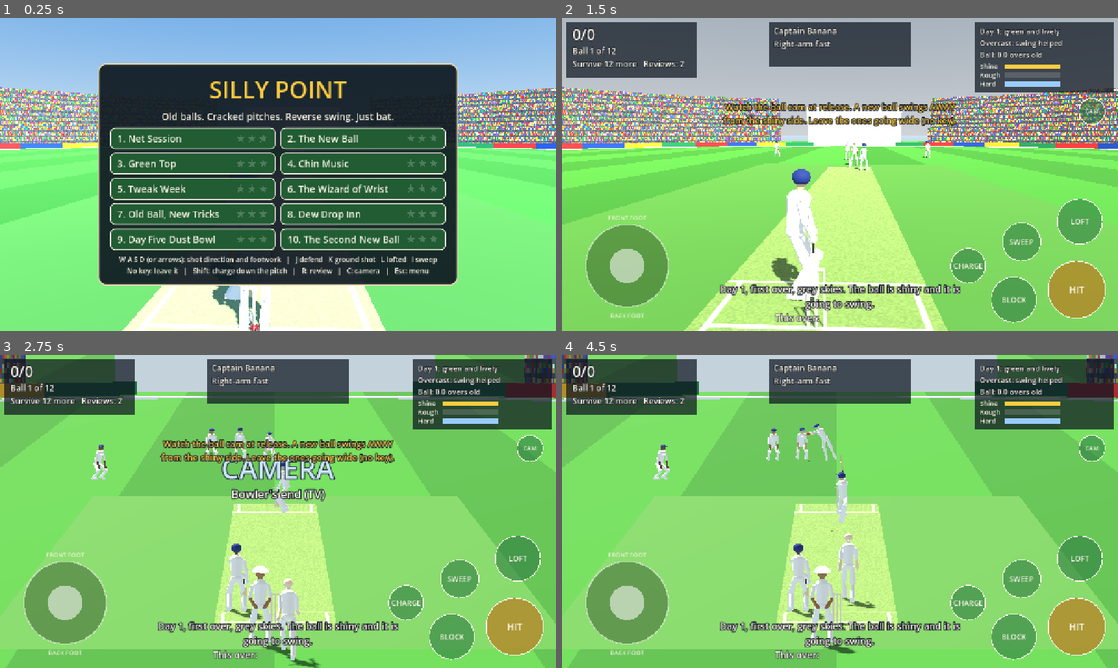
Above: before the commit, frames 1-4 (two rows, left to right).
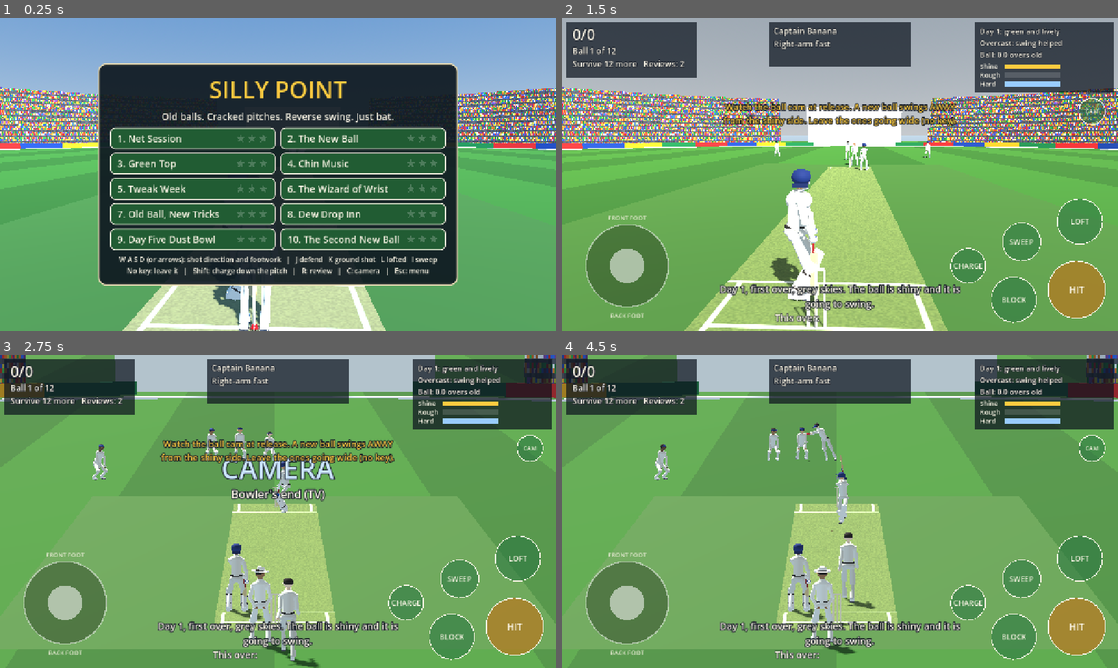
Above: after the commit, the same moments.

Repository: ahab94/silly-point
Game: Godot game, scene res://scenes/main.tscn
Two runs of this game, one before a commit and one after it. Both use one fixed random seed, a clock stepped at 60 frames per second and the inputs below.
Inputs (mouse positions are in pixels of both pictures, inside the frame that each line leads up to):
- Up to frame 1 (0.25 s): no input
- Up to frame 2 (1.5 s): click "2. The New Ball" at 0.5 s; click "Bat! (Enter)" at 1.25 s
- Up to frame 3 (2.75 s): tap Enter (confirm) at 2 s; move the mouse to (400, 495) at 2.02 s; hold D (dir_right) from 2.03 s (still down); hold C (camera) from 2.03 s (still down); click (400, 495) at 2.17 s; tap Space at 2.27 s
- Up to frame 4 (4.5 s): release D (dir_right) at 2.75 s; release C (camera) at 2.75 s; drag from (728, 527) to (812, 574) at 2.77 s; move the mouse to (895, 442) at 3.52 s; hold D (dir_right) 3.53-4.25 s; hold Shift (dance) 3.53-4.25 s; drag from (812, 574) to (673, 464) at 4.27 s

The runs differ from the first frame. In frame 1, 33% of the frame differs, in the area x 0-100%, y 22-100%; in frame 2, 50%; in frame 3, 72%; in frame 4, 75%, in the area x 0-100%, y 0-100%.

Commit message:
Higher-fidelity people and a calmer look
- Shaped torso (chest, belly, hips), shoulders, belt, collar, long sleeves,
  shirt and trousers in different off-whites, oval head with face, ears and
  hair, shoes with soles; batter's ribbed and strapped pads, padded gloves,
  helmet with grille bars and neck guard, bat with spine, grip and sticker.
- Smoother meshes; softer sun, lower exposure, less saturated grass,
  off-white kit instead of glaring white.

Co-Authored-By: Claude Opus 5.5 <noreply@anthropic.com>

Diff:
--- a/scripts/figures.gd
+++ b/scripts/figures.gd
@@ -7,7 +7,7 @@
 ## one after another; `set_parallel(true)` runs them together.
 
 const SKIN := [Color(0.96, 0.8, 0.66), Color(0.82, 0.6, 0.43), Color(0.6, 0.42, 0.28), Color(0.4, 0.27, 0.18)]
-const WHITES := Color(0.95, 0.94, 0.9)
+const WHITES := Color(0.86, 0.85, 0.8)   # off-white flannels, not glaring
 
 static var _mats := {}
 
--- a/scripts/rig.gd
+++ b/scripts/rig.gd
@@ -34,7 +34,7 @@
 const UPPER_ARM := 0.3
 const FOREARM := 0.29
 const SPINE := 0.5
-const SHOULDER := 0.19
+const SHOULDER := 0.172
 const HIP := 0.1
 const BAT_LEN := 0.86
 const SWEET := 0.6          # from the top hand to the middle of the bat
@@ -85,7 +85,7 @@
 	m.top_radius = r_top
 	m.bottom_radius = r_bot
 	m.height = 1.0
-	m.radial_segments = 10
+	m.radial_segments = 16
 	m.rings = 1
 	return m
 
@@ -94,8 +94,8 @@
 	var m := SphereMesh.new()
 	m.radius = r
 	m.height = r * 2.0
-	m.radial_segments = 12
-	m.rings = 6
+	m.radial_segments = 20
+	m.rings = 10
 	return m
 
 
@@ -105,88 +105,123 @@
 	return m
 
 
-## kit: shirt and trousers. extra: "helmet", "cap", "umpire", "keeper".
-## pads: batter's or keeper's leg guards. bat: give them a bat.
+## A child mesh of `parent` (not driven by the solver: it rides along).
+func _child(parent: Node3D, mesh: Mesh, c: Color, pos: Vector3, scl := Vector3.ONE, rot := Vector3.ZERO) -> MeshInstance3D:
+	var mi := MeshInstance3D.new()
+	mi.mesh = mesh
+	mi.material_override = _mat(c)
+	mi.position = pos
+	mi.scale = scl
+	mi.rotation = rot
+	parent.add_child(mi)
+	return mi
+
+
+static func _cap(r: float, h: float) -> CapsuleMesh:
+	var m := CapsuleMesh.new()
+	m.radius = r
+	m.height = h
+	m.radial_segments = 16
+	m.rings = 6
+	return m
+
+
+## kit: the shirt colour (trousers are a shade darker, like real whites).
+## hat: "helmet", "cap", "umpire" or "none". pads: batter's leg guards.
+## bat: give them a bat. gloves: batting gloves.
 func build(kit: Color, skin: Color, hat: String, hat_color: Color, pads := false, bat := false, gloves := false) -> void:
 	has_bat = bat
-	var trousers := kit
-	_mesh_node("torso", _cyl(0.17, 0.14), kit)
-	_mesh_node("hips", _sphere(0.15), trousers).scale = Vector3(1.0, 0.75, 0.8)
-	_mesh_node("chest", _sphere(0.18), kit).scale = Vector3(1.0, 0.8, 0.75)
-	_mesh_node("neck", _cyl(0.05, 0.05), skin)
-	_mesh_node("head", _sphere(0.11), skin)
+	var shirt := kit
+	var trousers := kit.darkened(0.06)
+	var hair := Color(0.12, 0.09, 0.07)
+	var shoe := Color(0.9, 0.9, 0.88)
+	var pad_col := Color(0.92, 0.92, 0.9)
+	# Body: hips, belly and chest as smooth ellipsoids, joined by a waist.
+	_mesh_node("torso", _cyl(0.15, 0.13), shirt)
+	_mesh_node("hips", _sphere(0.15), trousers)
+	_mesh_node("belly", _sphere(0.14), shirt)
+	_mesh_node("chest", _sphere(0.18), shirt)
+	_mesh_node("belt", _cyl(0.155, 0.155), Color(0.18, 0.16, 0.14))
+	_mesh_node("collar", _cyl(0.07, 0.085), shirt.lightened(0.05))
+	_mesh_node("neck", _cyl(0.05, 0.055), skin)
+	var head := _mesh_node("head", _sphere(0.113), skin)
+	# Face, seen on fielders and the umpire: the head looks along -z.
+	_child(head, _sphere(0.02), skin.darkened(0.08), Vector3(0, -0.025, -0.112), Vector3(0.9, 1.2, 1.0))         # nose
+	for side in [-1.0, 1.0]:
+		_child(head, _sphere(0.012), Color(0.08, 0.06, 0.05), Vector3(0.038 * side, 0.01, -0.1))          # eyes
+		_child(head, _sphere(0.025), skin.darkened(0.05), Vector3(0.11 * side, -0.005, 0.005), Vector3(0.45, 1.0, 0.8))   # ears
+		_child(head, _box(Vector3(0.035, 0.008, 0.01)), hair, Vector3(0.038 * side, 0.035, -0.103))           # eyebrows
+	_child(head, _sphere(0.117), hair, Vector3(0, 0.03, 0.012), Vector3(1.0, 0.85, 1.0))                   # hair
+	head.scale = Vector3(0.92, 1.08, 1.0)
 	for s in ["l", "r"]:
-		_mesh_node(s + "thigh", _cyl(0.085, 0.065), trousers)
-		_mesh_node(s + "shin", _cyl(0.065, 0.05), Color(0.97, 0.97, 0.97) if pads else trousers)
+		_mesh_node(s + "hipj", _sphere(0.088), trousers)
+		_mesh_node(s + "thigh", _cyl(0.085, 0.062), trousers)
+		_mesh_node(s + "shin", _cyl(0.06, 0.045), pad_col if pads else trousers)
+		_mesh_node(s + "ankle", _sphere(0.046), pad_col if pads else trousers)
 		if pads:
-			_mesh_node(s + "pad", _box(Vector3(0.16, 1.0, 0.13)), Color(0.98, 0.98, 0.98))
-			_mesh_node(s + "kneeroll", _sphere(0.085), Color(0.98, 0.98, 0.98))
-		_mesh_node(s + "knee", _sphere(0.068), Color(0.98, 0.98, 0.98) if pads else trousers)
-		_mesh_node(s + "foot", _box(Vector3(0.1, 0.08, 0.27)), Color(0.95, 0.95, 0.95))
-		_mesh_node(s + "upper", _cyl(0.055, 0.045), kit)
-		_mesh_node(s + "fore", _cyl(0.045, 0.038), skin if not gloves else kit)
-		_mesh_node(s + "elbow", _sphere(0.048), kit)
-		_mesh_node(s + "hand", _sphere(0.065 if gloves else 0.045), Color(0.97, 0.97, 0.97) if gloves else skin)
-	var head: MeshInstance3D = _parts.head
+			var pad := _mesh_node(s + "pad", _box(Vector3(0.17, 1.0, 0.13)), pad_col)
+			# Vertical ribs down the front, and two straps round the back.
+			for k in [-1.0, 0.0, 1.0]:
+				_child(pad, _box(Vector3(0.035, 0.92, 0.04)), pad_col.lightened(0.04), Vector3(k * 0.052, 0.0, 0.07))
+			for y in [-0.25, 0.2]:
+				_child(pad, _box(Vector3(0.18, 0.04, 0.14)), Color(0.25, 0.22, 0.2), Vector3(0, y, -0.01))
+			_mesh_node(s + "kneeroll", _sphere(0.088), pad_col)
+		_mesh_node(s + "knee", _sphere(0.066), pad_col if pads else trousers)
+		# Shoe: white upper, darker sole, rounded toe.
+		var foot := _mesh_node(s + "foot", _box(Vector3(0.095, 0.07, 0.24)), shoe)
+		_child(foot, _box(Vector3(0.1, 0.025, 0.27)), Color(0.3, 0.3, 0.32), Vector3(0, -0.045, -0.01))
+		_child(foot, _sphere(0.05), shoe, Vector3(0, -0.005, -0.12), Vector3(1.0, 0.7, 1.0))
+		_mesh_node(s + "shoulder", _sphere(0.058), shirt)
+		_mesh_node(s + "upper", _cyl(0.056, 0.047), shirt)
+		_mesh_node(s + "fore", _cyl(0.047, 0.038), shirt)        # long sleeves
+		_mesh_node(s + "elbow", _sphere(0.05), shirt)
+		var hand := _mesh_node(s + "hand", _sphere(0.062 if gloves else 0.042), Color(0.93, 0.93, 0.9) if gloves else skin)
+		if gloves:
+			hand.scale = Vector3(1.0, 0.9, 1.25)
+			_child(hand, _box(Vector3(0.09, 0.03, 0.06)), Color(0.15, 0.25, 0.55), Vector3(0, 0.035, 0.0))    # padded back
 	var hat_root := Node3D.new()
 	head.add_child(hat_root)
 	_parts.hat = hat_root
 	match hat:
 		"helmet":
-			var shell := MeshInstance3D.new()
-			shell.mesh = _sphere(0.135)
-			shell.material_override = _mat(hat_color)
-			shell.position = Vector3(0, 0.03, 0.01)
-			shell.scale = Vector3(1.0, 0.88, 1.05)
-			hat_root.add_child(shell)
-			var peak := MeshInstance3D.new()
-			peak.mesh = _box(Vector3(0.2, 0.015, 0.1))
-			peak.material_override = _mat(hat_color)
-			peak.position = Vector3(0, 0.075, -0.13)
-			hat_root.add_child(peak)
-			var grill := MeshInstance3D.new()
-			grill.mesh = _box(Vector3(0.18, 0.12, 0.015))
-			grill.material_override = _mat(Color(0.7, 0.7, 0.74))
-			grill.position = Vector3(0, -0.04, -0.14)
-			hat_root.add_child(grill)
+			_child(hat_root, _sphere(0.135), hat_color, Vector3(0, 0.035, 0.015), Vector3(1.0, 0.86, 1.06))
+			_child(hat_root, _box(Vector3(0.21, 0.014, 0.1)), hat_color, Vector3(0, 0.075, -0.13), Vector3.ONE, Vector3(0.12, 0, 0))
+			_child(hat_root, _box(Vector3(0.2, 0.06, 0.03)), hat_color.darkened(0.2), Vector3(0, -0.07, 0.12))  # neck guard
+			# Grille: three bars across the face and one down the middle.
+			var steel := Color(0.62, 0.63, 0.67)
+			for k in 3:
+				_child(hat_root, _box(Vector3(0.19, 0.008, 0.008)), steel, Vector3(0, -0.005 - k * 0.04, -0.145))
+			_child(hat_root, _box(Vector3(0.008, 0.09, 0.008)), steel, Vector3(0, -0.045, -0.148))
+			for side in [-1.0, 1.0]:
+				_child(hat_root, _box(Vector3(0.008, 0.09, 0.05)), steel, Vector3(0.095 * side, -0.045, -0.125))
 		"cap":
-			var crown := MeshInstance3D.new()
-			crown.mesh = _sphere(0.118)
-			crown.material_override = _mat(hat_color)
-			crown.position = Vector3(0, 0.04, 0)
-			crown.scale = Vector3(1, 0.62, 1)
-			hat_root.add_child(crown)
-			var brim := MeshInstance3D.new()
-			brim.mesh = _box(Vector3(0.16, 0.012, 0.12))
-			brim.material_override = _mat(hat_color)
-			brim.position = Vector3(0, 0.045, -0.14)
-			hat_root.add_child(brim)
+			_child(hat_root, _sphere(0.115), hat_color, Vector3(0, 0.045, 0.005), Vector3(1.0, 0.62, 1.05))
+			_child(hat_root, _box(Vector3(0.15, 0.01, 0.11)), hat_color.darkened(0.1), Vector3(0, 0.055, -0.135), Vector3.ONE, Vector3(0.15, 0, 0))
+			_child(hat_root, _sphere(0.012), hat_color.lightened(0.2), Vector3(0, 0.12, 0.0))                    # button
 		"umpire":
-			var b := MeshInstance3D.new()
 			var cm := CylinderMesh.new()
-			cm.top_radius = 0.1
-			cm.bottom_radius = 0.22
-			cm.height = 0.13
-			b.mesh = cm
-			b.material_override = _mat(Color(0.95, 0.95, 0.9))
-			b.position = Vector3(0, 0.1, 0)
-			hat_root.add_child(b)
+			cm.top_radius = 0.09
+			cm.bottom_radius = 0.105
+			cm.height = 0.1
+			_child(hat_root, cm, Color(0.93, 0.92, 0.88), Vector3(0, 0.1, 0))
+			var brim := CylinderMesh.new()
+			brim.top_radius = 0.22
+			brim.bottom_radius = 0.22
+			brim.height = 0.012
+			_child(hat_root, brim, Color(0.93, 0.92, 0.88), Vector3(0, 0.055, 0))
+			_child(hat_root, _cyl(0.092, 0.092), Color(0.15, 0.15, 0.2), Vector3(0, 0.07, 0), Vector3(1, 0.02, 1))   # band
 	if bat:
 		var bn := Node3D.new()
 		add_child(bn)
 		_parts.bat = bn
-		var handle := MeshInstance3D.new()
-		var hm := _cyl(0.017, 0.017)
-		handle.mesh = hm
-		handle.material_override = _mat(Color(0.12, 0.12, 0.12))
-		handle.scale = Vector3(1, 0.3, 1)
-		handle.position = Vector3(0, -0.12, 0)
-		bn.add_child(handle)
-		var blade := MeshInstance3D.new()
-		blade.mesh = _box(Vector3(0.108, 0.56, 0.05))
-		blade.material_override = _mat(Color(0.9, 0.78, 0.53))
-		blade.position = Vector3(0, -0.27 - 0.28, 0.008)
-		bn.add_child(blade)
+		var willow := Color(0.85, 0.74, 0.52)
+		_child(bn, _cyl(0.018, 0.018), Color(0.55, 0.12, 0.12), Vector3(0, -0.12, 0), Vector3(1, 0.3, 1))       # rubber grip
+		_child(bn, _cyl(0.02, 0.02), Color(0.2, 0.2, 0.2), Vector3(0, 0.03, 0), Vector3(1, 0.02, 1))            # handle cap
+		var blade := _child(bn, _box(Vector3(0.108, 0.56, 0.03)), willow, Vector3(0, -0.55, 0.01))
+		_child(blade, _box(Vector3(0.06, 0.5, 0.03)), willow.darkened(0.05), Vector3(0, -0.01, -0.025))      # the spine
+		_child(blade, _box(Vector3(0.1, 0.08, 0.004)), Color(0.12, 0.3, 0.6), Vector3(0, 0.19, 0.017))          # sticker
+		_child(blade, _box(Vector3(0.1, 0.02, 0.004)), Color(0.85, 0.15, 0.15), Vector3(0, 0.13, 0.017))
+		_child(bn, _box(Vector3(0.05, 0.06, 0.04)), willow, Vector3(0, -0.28, 0.005))                        # shoulders
 	pose = base_pose()
 	_solve()
 
@@ -330,11 +365,19 @@
 
 	# Torso and head.
 	_limb("torso", pelvis + spine_up * 0.05, chest)
-	_at("hips", pelvis)
+	var tb := Basis(right, spine_up, -face).orthonormalized()
 	var chest_mi: MeshInstance3D = _parts.chest
-	chest_mi.transform = Transform3D(Basis(right, spine_up, -face).orthonormalized().scaled(Vector3(1.0, 0.8, 0.75)), chest - spine_up * 0.03)
+	chest_mi.transform = Transform3D(tb.scaled(Vector3(1.06, 0.84, 0.72)), chest - spine_up * 0.05)
+	var belly_mi: MeshInstance3D = _parts.belly
+	belly_mi.transform = Transform3D(tb.scaled(Vector3(1.0, 1.0, 0.82)), pelvis + spine_up * 0.2)
 	var hips_mi: MeshInstance3D = _parts.hips
-	hips_mi.transform = Transform3D(Basis(hip_right, Vector3.UP, -hip_face).orthonormalized().scaled(Vector3(1.0, 0.75, 0.8)), pelvis)
+	hips_mi.transform = Transform3D(Basis(hip_right, Vector3.UP, -hip_face).orthonormalized().scaled(Vector3(1.12, 0.72, 0.85)), pelvis)
+	var belt_mi: MeshInstance3D = _parts.get("belt")
+	if belt_mi:
+		belt_mi.transform = Transform3D(Basis(hip_right, Vector3.UP, -hip_face).orthonormalized().scaled(Vector3(1.02, 0.028, 0.8)), pelvis + Vector3.UP * 0.075)
+	var collar_mi: MeshInstance3D = _parts.get("collar")
+	if collar_mi:
+		collar_mi.transform = Transform3D(tb.scaled(Vector3(1.0, 0.05, 1.0)), chest + spine_up * 0.1)
 	_limb("neck", chest, neck + spine_up * 0.03)
 	var head_mi: MeshInstance3D = _parts.head
 	var look := to_local(look_at_world) - head if look_at_world != Vector3.ZERO else face
@@ -351,12 +394,14 @@
 	# Legs: hips to ankles, knees bend forward (towards the hip facing).
 	for s in ["l", "r"]:
 		var hip := pelvis + hip_right * (HIP if s == "r" else -HIP) + Vector3.DOWN * 0.04
+		_at(s + "hipj", hip)
 		var ankle: Vector3 = p[s + "f"]
 		ankle = reach(hip, ankle, THIGH + SHIN - 0.002)
 		var knee := ik(hip, ankle, THIGH, SHIN, hip_face + hip_right * (0.15 if s == "r" else -0.15))
 		_limb(s + "thigh", hip, knee)
 		_limb(s + "shin", knee, ankle)
 		_at(s + "knee", knee)
+		_at(s + "ankle", ankle)
 		if _parts.has(s + "pad"):
 			var pad: MeshInstance3D = _parts[s + "pad"]
 			var y := (knee - ankle).normalized()
@@ -389,6 +434,7 @@
 		var sh := chest + right * (SHOULDER if s == "r" else -SHOULDER) + sh_drop
 		var hand: Vector3 = lh if s == "l" else rh
 		var got := reach(sh, hand, UPPER_ARM + FOREARM - 0.002)
+		_at(s + "shoulder", sh)
 		var elbow := ik(sh, got, UPPER_ARM, FOREARM, lpole if s == "l" else rpole)
 		_limb(s + "upper", sh, elbow)
 		_limb(s + "fore", elbow, got)
--- a/scripts/stadium.gd
+++ b/scripts/stadium.gd
@@ -65,8 +65,8 @@
 		sky_mat.ground_horizon_color = Color(0.1, 0.1, 0.15)
 		sky_mat.ground_bottom_color = Color(0.03, 0.03, 0.05)
 	else:
-		sky_mat.sky_top_color = Color(0.3, 0.52, 0.85)
-		sky_mat.sky_horizon_color = Color(0.72, 0.84, 0.95)
+		sky_mat.sky_top_color = Color(0.32, 0.5, 0.78)
+		sky_mat.sky_horizon_color = Color(0.66, 0.76, 0.86)
 		# Below the horizon (seen over the stands from the high camera): keep it sky-coloured.
 		sky_mat.ground_horizon_color = Color(0.72, 0.84, 0.95)
 		sky_mat.ground_bottom_color = Color(0.6, 0.72, 0.85)
@@ -76,15 +76,15 @@
 	e.background_mode = Environment.BG_SKY
 	e.sky = sky
 	e.ambient_light_source = Environment.AMBIENT_SOURCE_SKY
-	e.ambient_light_energy = 0.45 if night else 0.5
+	e.ambient_light_energy = 0.4 if night else 0.42
 	e.tonemap_mode = Environment.TONE_MAPPER_FILMIC
-	e.tonemap_exposure = 0.9
+	e.tonemap_exposure = 0.78
 	env = WorldEnvironment.new()
 	env.environment = e
 	add_child(env)
 	sun = DirectionalLight3D.new()
 	sun.rotation_degrees = Vector3(-52.0, 28.0, 0.0)
-	sun.light_energy = 0.45 if night else 1.0
+	sun.light_energy = 0.45 if night else 0.85
 	sun.light_color = Color(0.85, 0.88, 1.0) if night else Color(1.0, 0.97, 0.9)
 	sun.shadow_enabled = true
 	sun.directional_shadow_max_distance = 60.0
@@ -101,15 +101,15 @@
 		sm.sky_horizon_color = Color(0.72, 0.74, 0.76)
 		sun.light_energy = 0.75
 	else:
-		sm.sky_top_color = Color(0.3, 0.52, 0.85)
-		sm.sky_horizon_color = Color(0.72, 0.84, 0.95)
-		sun.light_energy = 1.15
+		sm.sky_top_color = Color(0.32, 0.5, 0.78)
+		sm.sky_horizon_color = Color(0.66, 0.76, 0.86)
+		sun.light_energy = 0.85
 
 
 func _build_outfield() -> void:
 	var img := Image.create(2, 1, false, Image.FORMAT_RGB8)
-	img.set_pixel(0, 0, Color(0.2, 0.42, 0.15))
-	img.set_pixel(1, 0, Color(0.24, 0.48, 0.18))
+	img.set_pixel(0, 0, Color(0.19, 0.36, 0.15))
+	img.set_pixel(1, 0, Color(0.22, 0.41, 0.17))
 	var m := StandardMaterial3D.new()
 	m.albedo_texture = ImageTexture.create_from_image(img)
 	m.texture_filter = BaseMaterial3D.TEXTURE_FILTER_NEAREST
@@ -136,7 +136,7 @@
 	# The square: a slightly worn, lighter area around the pitch.
 	var sq := PlaneMesh.new()
 	sq.size = Vector2(14.0, 26.0)
-	add_mesh(sq, mat(Color(0.27, 0.46, 0.19)), Vector3(0.0, -0.002, CENTRE_Z))
+	add_mesh(sq, mat(Color(0.24, 0.39, 0.18)), Vector3(0.0, -0.002, CENTRE_Z))
 
 
 func _build_stands() -> void:
@@ -272,7 +272,7 @@
 	var rng := RandomNumberGenerator.new()
 	rng.seed = 77 + c.day
 	var grass: float = c.grass()
-	var base := Color(0.72, 0.62, 0.43).lerp(Color(0.4, 0.52, 0.27), grass)
+	var base := Color(0.66, 0.57, 0.41).lerp(Color(0.38, 0.47, 0.26), grass)
 	for y in h:
 		for x in w:
 			var n := rng.randf_range(-0.04, 0.04)
--- a/tools/pose_sheet.gd
+++ b/tools/pose_sheet.gd
@@ -96,6 +96,30 @@
 	world.add_child(cam)
 	cam.current = true
 
+	if "--face" in OS.get_cmdline_user_args():
+		batter.visible = false
+		ball.visible = false
+		var kinds := [["cap", Color(0.1, 0.2, 0.45), Color(0.82, 0.6, 0.43)], ["umpire", Color.WHITE, Color(0.6, 0.42, 0.28)],
+				["helmet", Color(0.1, 0.18, 0.4), Color(0.96, 0.8, 0.66)]]
+		var n2 := 0
+		for kd in kinds:
+			var r := Rig.new()
+			world.add_child(r)
+			r.build(Color(0.86, 0.85, 0.8), kd[2], kd[0], kd[1], kd[0] == "helmet", kd[0] == "helmet", kd[0] == "helmet")
+			r.set_process(false)
+			r.set_pose(Strokes.ready_pose(Vector3(0, 0, 1), 0.0))
+			r.position = Vector3(0, 0, -5)
+			r.look_at_world = Vector3(0.4, 1.6, -3.5)
+			cam.position = Vector3(0.45, 1.65, -3.6)
+			cam.look_at(Vector3(0, 1.45, -5))
+			await process_frame
+			await process_frame
+			root.get_texture().get_image().save_png("%s/face_%d.png" % [out_dir, n2])
+			r.queue_free()
+			n2 += 1
+		print("POSES DONE ", n2)
+		quit(0)
+		return
 	if "--bowler" in OS.get_cmdline_user_args() or "--gait" in OS.get_cmdline_user_args() or "--dive" in OS.get_cmdline_user_args():
 		batter.visible = false
 		ball.visible = false
